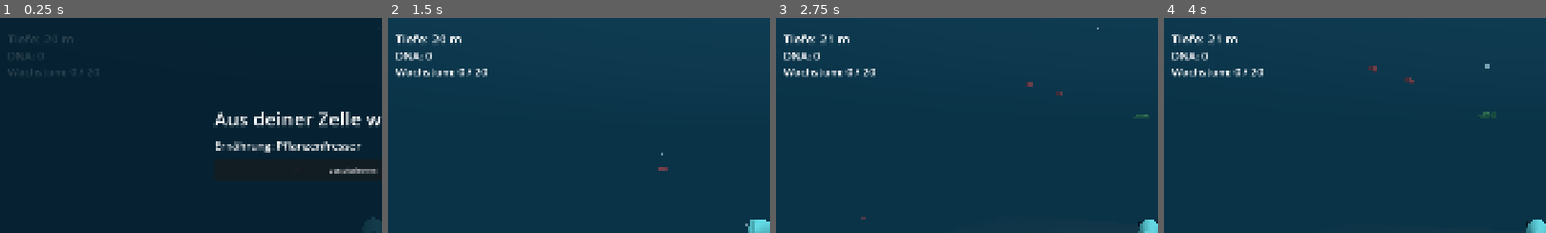
Above: before the commit, frames 1-4 (left to right).
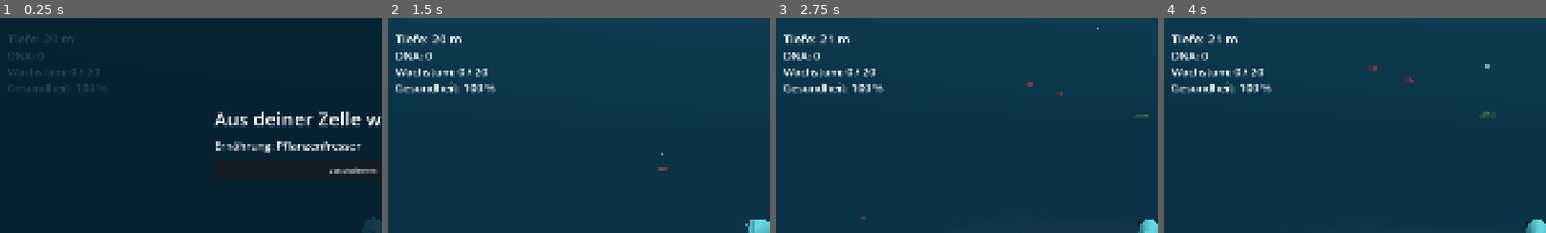
Above: after the commit, the same moments.

Repository: Mayo73/agenthub-backup
Game: Godot game, scene res://scenes/fish.tscn
Two runs of this game, one before a commit and one after it. Both use one fixed random seed, a clock stepped at 60 frames per second and the inputs below. This scene is started directly instead of the project's main scene.
Inputs (mouse positions are % of the whole screen's width and height, from its top left):
- Up to frame 1 (0.25 s): no input
- Up to frame 2 (1.5 s): click "Losschwimmen" at 0.5 s; tap Enter at 1.25 s; move the mouse to (72, 45) at 1.27 s; hold D (rechts) from 1.28 s (still down); hold Shift (abtauchen) from 1.28 s (still down); click (72, 45) at 1.42 s
- Up to frame 3 (2.75 s): release D (rechts) at 2 s; release Shift (abtauchen) at 2 s; drag from (30, 55) to (45, 70) at 2.02 s
- Up to frame 4 (4 s): move the mouse to (60, 28) at 2.77 s; hold D (rechts) 2.78-3.5 s; tap E (entwickeln) at 2.85 s; click "Weiterschwimmen" at 3.5 s
The pictures show only the part of the screen within x 1-51%, y 0-50%; the shares and areas given below are measured in that part.

The runs differ from the first frame. In frame 1, 0.2% of the frame differs, in the area x 2-25%, y 30-35%; in frame 2, 0.7%, in the area x 2-29%, y 29-36%; in frame 3, 0.7%; in frame 4, 0.7%.

Commit message:
T-0276: Raubfische beißen den Spielerfisch, Gesundheit in der Anzeige
Erstellt vom lokalen Agent (Modell qwen3.5:35b-a3b, Versuch 2 von 5).

Diff:
--- a/scripts/fish_hud.gd
+++ b/scripts/fish_hud.gd
@@ -7,6 +7,7 @@
 var depth_label: Label
 var dna_label: Label
 var growth_label: Label
+var health_label: Label
 var help_label: Label
 var message_label: Label
 var message_left := 0.0
@@ -17,6 +18,8 @@
 	depth_label = make_label("Depth", Vector2(40, 30), 32)
 	dna_label = make_label("Dna", Vector2(40, 76), 28)
 	growth_label = make_label("Growth", Vector2(40, 116), 28)
+	health_label = make_label("Health", Vector2(40, 156), 28)
+	show_health(1.0)
 	help_label = make_label("Help", Vector2(40, 1010), 22)
 	help_label.text = HELP
 	message_label = make_label("Message", Vector2(560, 140), 30)
@@ -59,6 +62,14 @@
 	message_left = seconds
 
 
+static func health_text(ratio: float) -> String:
+	return "Gesundheit: %d %%" % roundi(clampf(ratio, 0.0, 1.0) * 100.0)
+
+
+func show_health(ratio: float) -> void:
+	health_label.text = health_text(ratio)
+
+
 func tick(delta: float) -> void:
 	if message_left <= 0.0:
 		return
--- a/scripts/fish_main.gd
+++ b/scripts/fish_main.gd
@@ -20,6 +20,7 @@
 var intro: FishIntro
 var evolve: EvolveMenu
 var fishes: Array[AiFish] = []
+var player_health := CellHealth.new(100.0)
 var progress := FishProgress.new()
 var food := FishFood.new()
 var food_view: FishFoodView
@@ -139,6 +140,9 @@
 	player.drive(FishInput.read(), delta)
 	think_fish(delta)
 	player_bites()
+	predators_bite()
+	player_health.tick(delta)
+	hud.show_health(player_health.ratio())
 	hud.show_depth(player.motion.depth())
 	feed_player()
 	refill_food()
@@ -226,3 +230,16 @@
 				eat_value(int(FishSpecies.data(f.species_id)["food"]))
 				hud.show_progress(progress)
 				hud.show_message("%s gefressen!" % FishSpecies.data(f.species_id)["name"])
+
+
+## Raubfische beißen, wenn ihr Maul den Spielerfisch berührt; Stacheln wehren ab und verletzen sie.
+func predators_bite() -> void:
+	for f in fishes.duplicate():
+		if not FishSpecies.is_predator(f.species_id):
+			continue
+		if FishCombat.bite_hits(f.mouth_point(), player.motion.position, 0.5 * player.size):
+			var raw := float(FishSpecies.data(f.species_id)["bite"])
+			if player_health.damage(FishCombat.damage_to_player(raw, player.build)):
+				f.health.damage(FishCombat.spike_reflect(player.build))
+				if f.health.is_dead():
+					remove_fish(f)
--- a/tests/test_fish_hud.gd
+++ b/tests/test_fish_hud.gd
@@ -9,6 +9,18 @@
 
 func teardown() -> void:
 	hud.free()
+
+
+func test_gesundheit_text() -> void:
+	check_eq(FishHud.health_text(1.0), "Gesundheit: 100 %", "health_text(1.0)")
+	check_eq(FishHud.health_text(0.456), "Gesundheit: 46 %", "health_text(0.456)")
+	check_eq(FishHud.health_text(-1.0), "Gesundheit: 0 %", "health_text(-1.0)")
+
+
+func test_gesundheit_label() -> void:
+	var h := FishHud.new()
+	check_eq(h.health_label.text, "Gesundheit: 100 %", "health_label.text ist Gesundheit: 100 %")
+	h.free()
 
 
 func test_start() -> void:
--- a/tests/test_fish_main.gd
+++ b/tests/test_fish_main.gd
@@ -11,6 +11,12 @@
 func teardown() -> void:
 	FishStart.clear()
 	fish.free()
+
+
+## Vor jedem Test alle KI-Fische entfernen.
+func _clear_ai_fishes() -> void:
+	for f in fish.fishes.duplicate():
+		fish.remove_fish(f)
 
 
 func test_knoten() -> void:
@@ -220,3 +226,33 @@
 	var f: AiFish = fish.add_fish("silberling", fish.player.mouth_point() + Vector3(5, 0, 0))
 	fish.player_bites()
 	check_eq(f.health.hp, f.health.max_hp, "f.health.hp unverändert wenn zu weit entfernt")
+
+
+func test_raubfisch_beisst() -> void:
+	_clear_ai_fishes()
+	var f: AiFish = fish.add_fish("zackenbarsch", fish.player.motion.position + Vector3(0, 0, 1.5))
+	fish.predators_bite()
+	check_eq(fish.player_health.hp, 85.0, "player_health.hp ist 85.0 nach Biss")
+
+
+func test_stacheln_wehren_ab() -> void:
+	_clear_ai_fishes()
+	fish.player.build.levels["stacheln"] = 2
+	var f: AiFish = fish.add_fish("zackenbarsch", fish.player.motion.position + Vector3(0, 0, 1.5))
+	fish.predators_bite()
+	check(is_equal_approx(fish.player_health.hp, 100.0 - 15.0 * 0.7), "player_health.hp durch Stacheln reduziert")
+	check_eq(f.health.hp, 90.0 - 12.0, "f.health.hp durch Stacheln reflektiert")
+
+
+func test_beute_beisst_nicht() -> void:
+	_clear_ai_fishes()
+	fish.add_fish("grasfisch", fish.player.motion.position + Vector3(0, 0, 1.0))
+	fish.predators_bite()
+	check_eq(fish.player_health.hp, 100.0, "player_health.hp unverändert bei Beute")
+
+
+func test_anzeige() -> void:
+	_clear_ai_fishes()
+	fish.player_health.hp = 50.0
+	fish._physics_process(0.016)
+	check_eq(fish.hud.health_label.text, "Gesundheit: 50 %", "health_label.text nach update")
